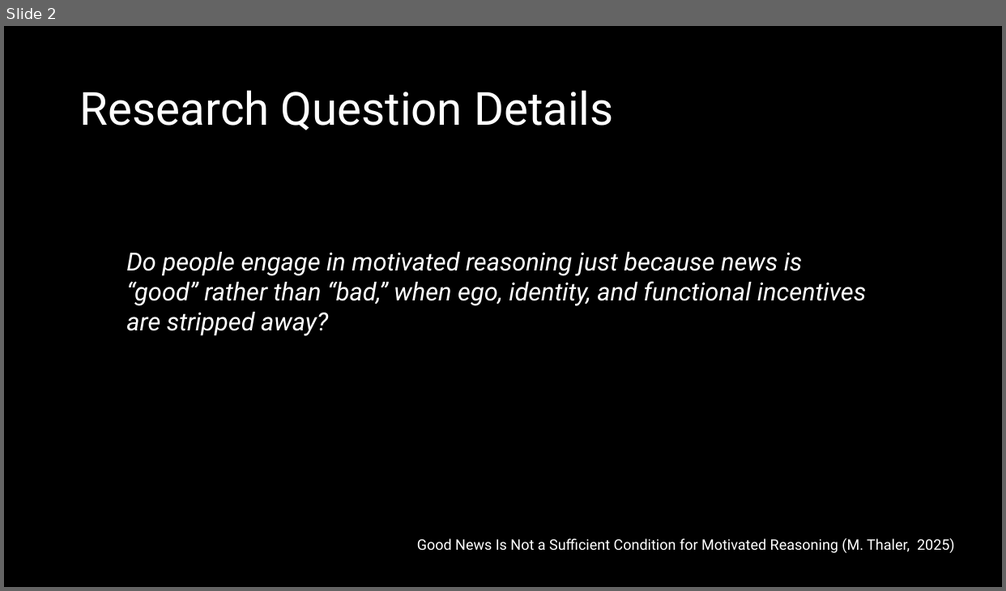
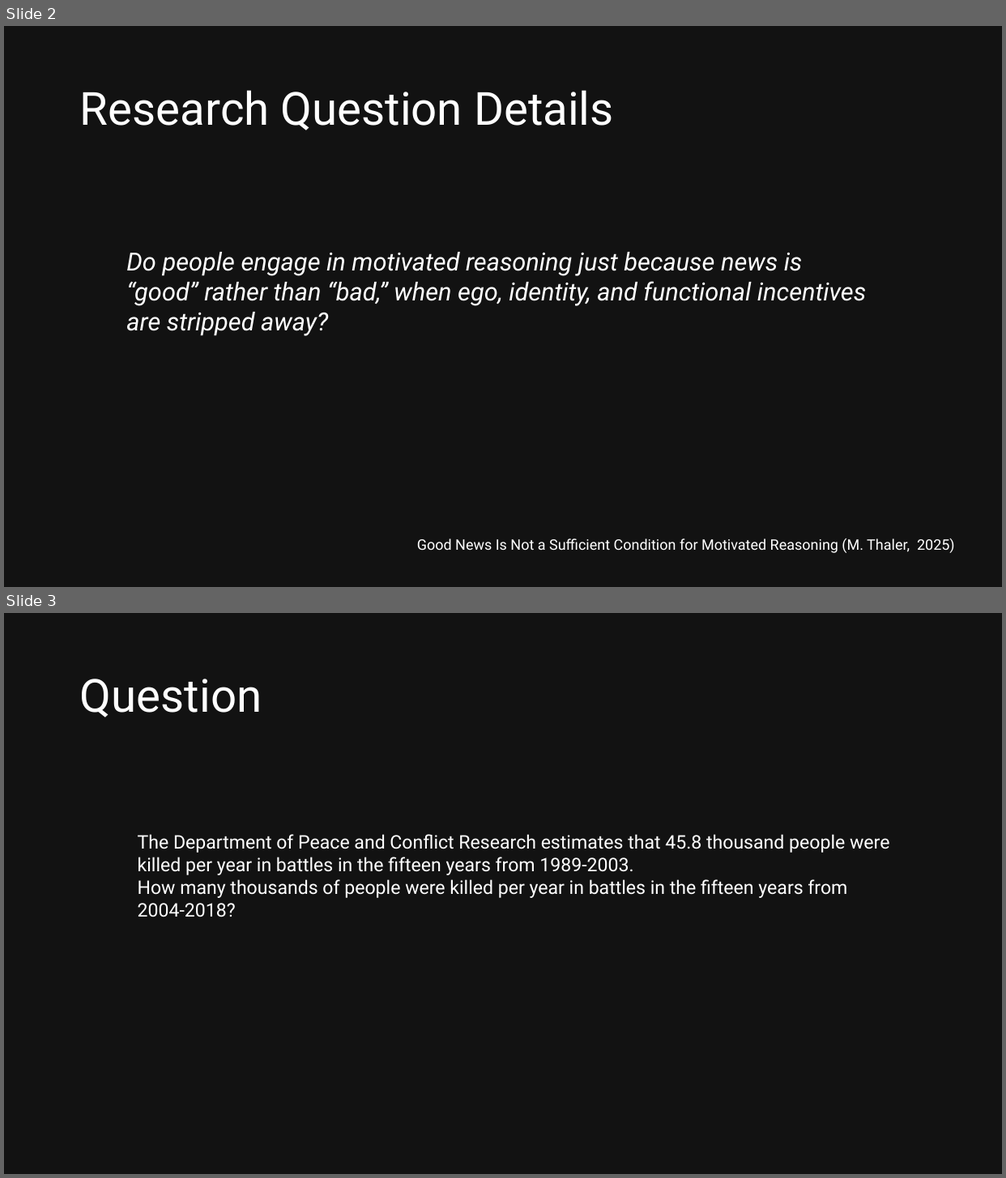
Before and after one commit to Nomandes/social_science_replication_good_news, a slide deck: replication_presentation.pptx. Shown one above the other, each under a label of ours: slide 2 before the commit, slides 2 and 3 after it. The pictures are 1006x591 and 1006x1178 pixels, drawn with LibreOffice and Linux fonts; fonts in the diff are those of the drawing. Boxes give left, top, right and bottom in pixels: in the first picture for what was removed or moved away, otherwise in the second. Text is boxed around its words. In the diff, an @@ line names an element or a change of style, - is before the commit and + after.

```diff
--- a/replication_presentation.pptx
+++ b/replication_presentation.pptx
@@ slide 3 added at [4,613,1002,1174], background #121212 @@
@@ title added at [80,679,262,717], 44 pt, text #FFFFFF @@
+Question
@@ text added at [138,834,889,918], 18 pt, text #FFFFFF @@
+The Department of Peace and Conflict Research estimates that 45.8 thousand people were
+killed per year in battles in the fifteen years from 1989-2003.
+How many thousands of people were killed per year in battles in the fifteen years from
+2004-2018?
@@ slide 2 changed as well @@
@@ background #000000 to #121212 @@
```
Also in this commit, not shown: 4 other slides changed, 4 other slides added, 3 slides removed.
